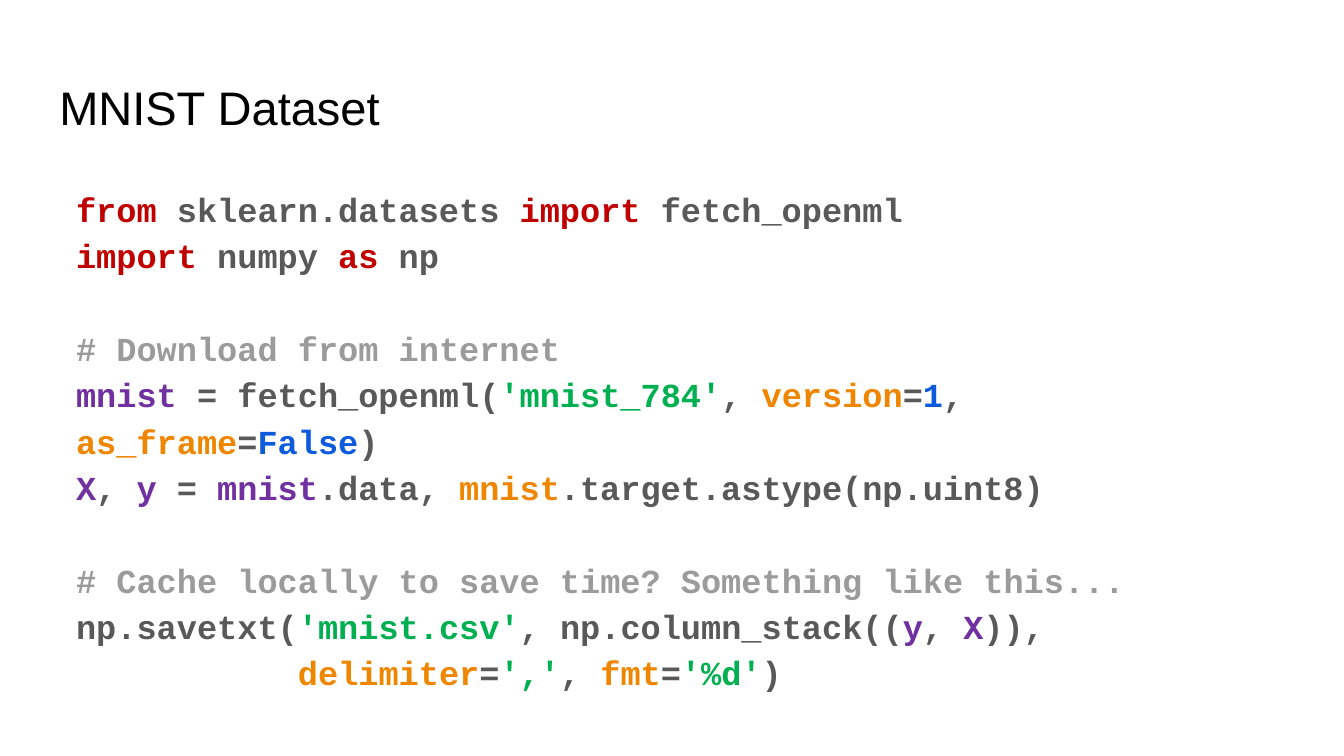
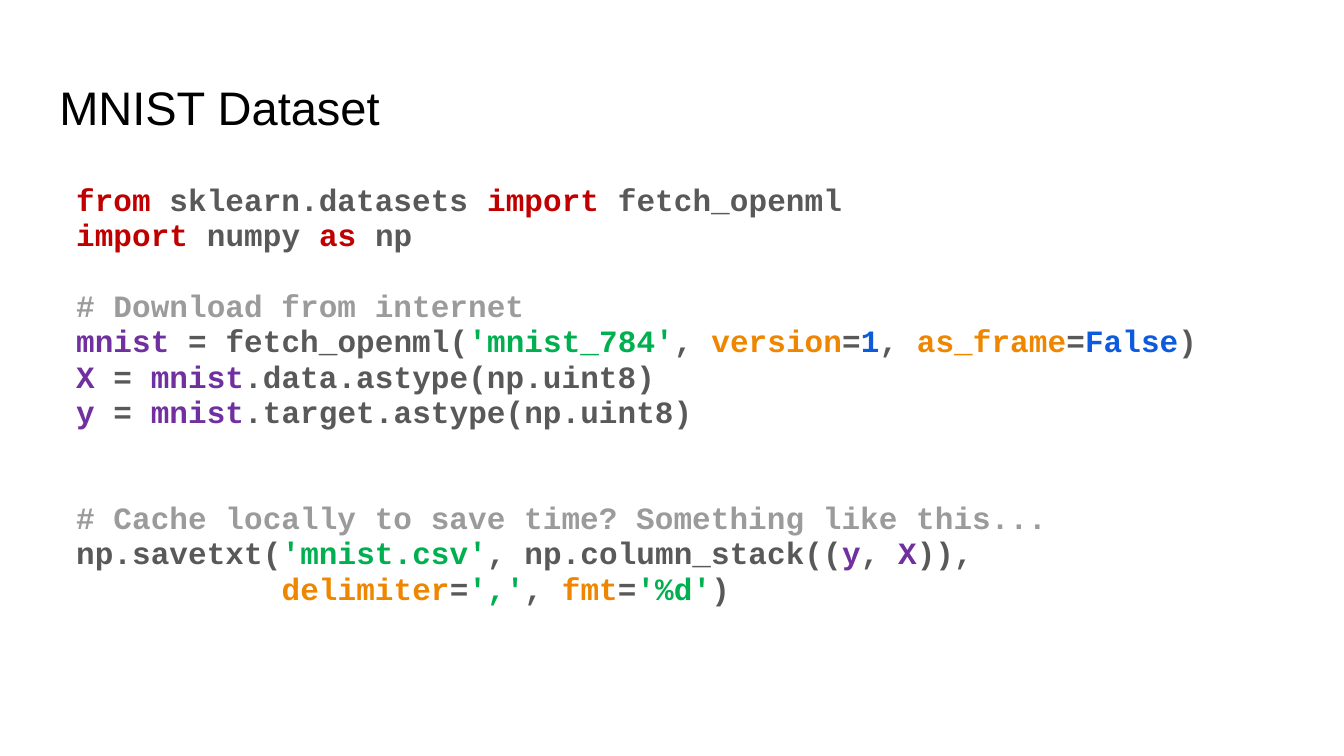
Before and after one commit to prof-tallman/csc432student, a slide deck: slide 4 of classification/doc/digit_recognition_with_knn.pptx. Drawn at 1344x756 pixels with LibreOffice and Linux fonts; fonts in the diff are those of the drawing. Boxes give left, top, right and bottom in pixels: in the first picture for what was removed or moved away, otherwise in the second. Text is boxed around its words. In the diff, an @@ line names an element or a change of style, - is before the commit and + after.

Commit message:
download from internet

```diff
--- a/classification/doc/digit_recognition_with_knn.pptx
+++ b/classification/doc/digit_recognition_with_knn.pptx
@@ text at [76, 188, 1197, 607]: size 18 to 16.6 pt in "from sklearn.datasets import fetch_openml", "import numpy as np", "# Download from internet", "mnist = fetch_openml('mnist_784', version=1, as_frame=False)" and 2 more places; line spacing 1.15 to 0.95 @@
@@ text at [76, 365, 692, 430]: text changed; size 18 to 16.6 pt @@
-X, y = mnist.data, mnist.target.astype(np.uint8)
+X = mnist.data.astype(np.uint8)
+y = mnist.target.astype(np.uint8)
```
Also in this commit, not shown: 1 other file.
